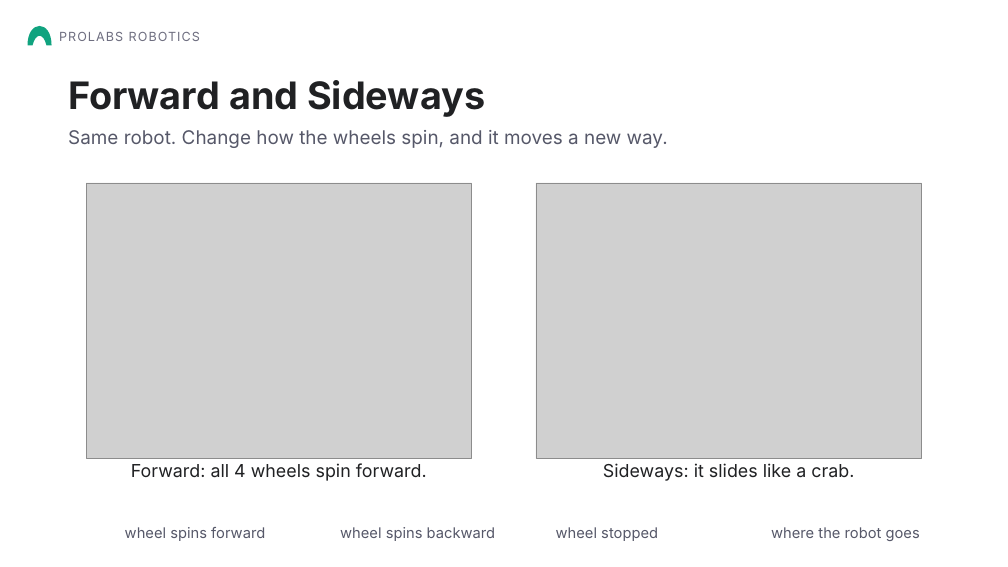
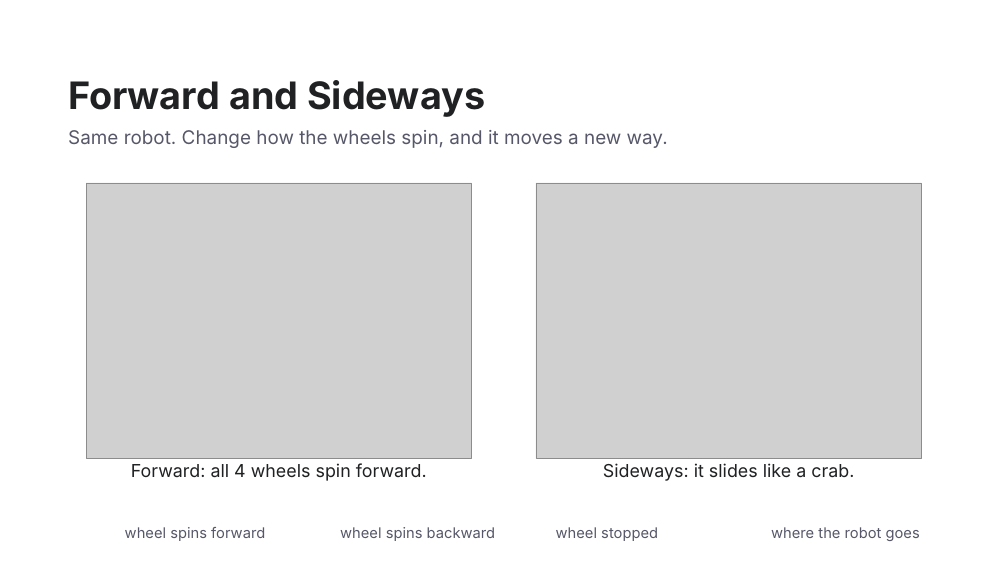
Before and after one commit to Aarav-111/FTC-Bangalore-Resources, a slide deck: slide 3 of 02-Chassis/Mecanum Wheels Presentation.pptx. Drawn at 1008x567 pixels with LibreOffice and Linux fonts; fonts in the diff are those of the drawing; grey boxes stand for pictures; background and template pictures are left out. Boxes give left, top, right and bottom in pixels: in the first picture for what was removed or moved away, otherwise in the second. Text is boxed around its words. In the diff, an @@ line names an element or a change of style, - is before the commit and + after.

Commit message:
Mecanum presentation: tank drive fails 2-3 times, light blue theme, Thank You page with QR codes, remove Prolabs Robotics

```diff
--- a/02-Chassis/Mecanum Wheels Presentation.pptx
+++ b/02-Chassis/Mecanum Wheels Presentation.pptx
@@ freeform shape removed at [27,27,51,45] @@
@@ text removed at [59,32,200,41] @@
-PROLABS ROBOTICS
```
Also in this commit, not shown: 19 other slides changed, 1 slide added, 1 slide removed, 1 other file.
